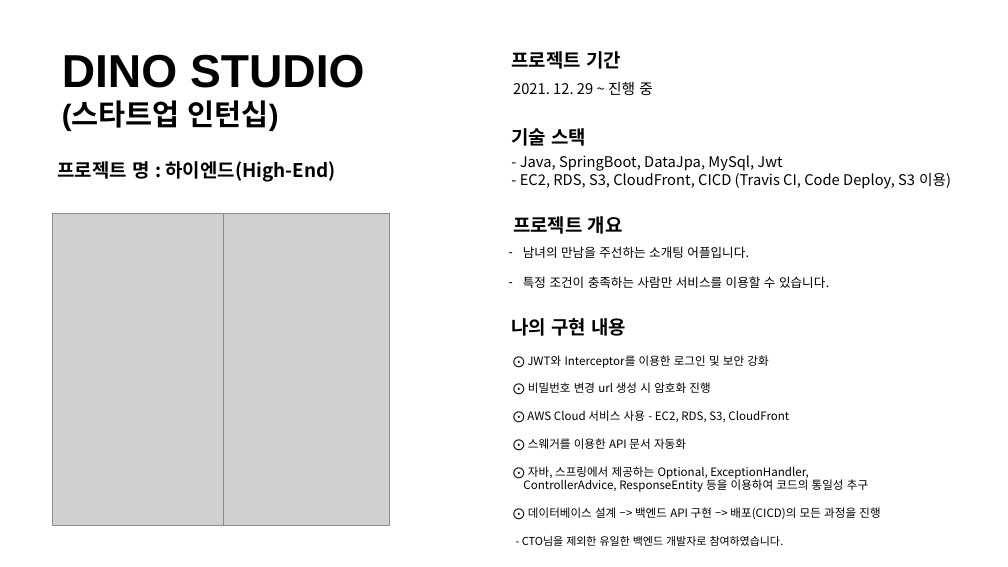
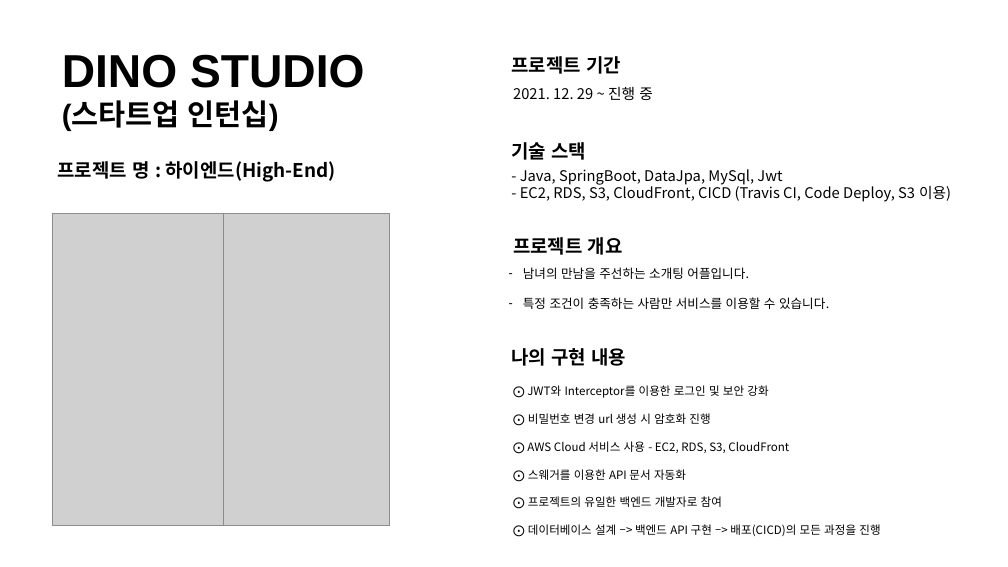
Before and after one commit to ohjinhokor/PortFolio, a slide deck: slide 2 of 오진호 포트폴리오.pptx. Drawn at 1008x567 pixels with LibreOffice and Linux fonts; fonts in the diff are those of the drawing; grey boxes stand for pictures; background and template pictures are left out. Boxes give left, top, right and bottom in pixels: in the first picture for what was removed or moved away, otherwise in the second. Text is boxed around its words. In the diff, an @@ line names an element or a change of style, - is before the commit and + after.

Commit message:
비즈니스 로직 간소화, 하이엔드 나의 구현 내용 수정

```diff
--- a/오진호 포트폴리오.pptx
+++ b/오진호 포트폴리오.pptx
@@ text "프로젝트 기간": place and size @@
-text "프로젝트 기간" at bbox=[511, 51, 621, 69]
+text "프로젝트 기간" at bbox=[511, 56, 621, 74]
@@ text "2021. 12. 29 ~ 진행 ...": place and size @@
-text "2021. 12. 29 ~ 진행 ..." at bbox=[513, 82, 653, 95]
+text "2021. 12. 29 ~ 진행 ..." at bbox=[513, 87, 653, 100]
@@ text "기술 스택": place and size @@
-text "기술 스택" at bbox=[511, 128, 586, 146]
+text "기술 스택" at bbox=[511, 142, 586, 160]
@@ text "- Java, SpringBoot, DataJpa, MySql, ...": place and size @@
-text "- Java, SpringBoot, DataJpa, MySql, ..." at bbox=[520, 155, 951, 189]
+text "- Java, SpringBoot, DataJpa, MySql, ..." at bbox=[520, 169, 951, 202]
@@ text "프로젝트 개요": place and size @@
-text "프로젝트 개요" at bbox=[513, 216, 623, 234]
+text "프로젝트 개요" at bbox=[513, 237, 623, 255]
@@ text "남녀의 만남을 주선하는 소개팅 어플입니다.": place and size @@
-text "남녀의 만남을 주선하는 소개팅 어플입니다." at bbox=[523, 246, 829, 288]
+text "남녀의 만남을 주선하는 소개팅 어플입니다." at bbox=[523, 267, 829, 309]
@@ text "나의 구현 내용": place and size @@
-text "나의 구현 내용" at bbox=[511, 318, 627, 336]
+text "나의 구현 내용" at bbox=[511, 348, 627, 366]
@@ text "⨀ JWT와 Interceptor를 이용한 로그인 ...": place and size @@
-text "⨀ JWT와 Interceptor를 이용한 로그인 ..." at bbox=[522, 355, 880, 546]
+text "⨀ JWT와 Interceptor를 이용한 로그인 ..." at bbox=[527, 385, 880, 536]
@@ text at bbox=[528, 496, 722, 507]: text changed @@
-⨀ 자바, 스프링에서 제공하는 Optional, ExceptionHandler,
-ControllerAdvice, ResponseEntity 등을 이용하여 코드의 통일성 추구
+⨀ 프로젝트의 유일한 백엔드 개발자로 참여
@@ text at bbox=[522, 536, 784, 546]: paragraph removed @@
-- CTO님을 제외한 유일한 백엔드 개발자로 참여하였습니다.
```
Also in this commit, not shown: 3 other slides changed, 2 other files.
